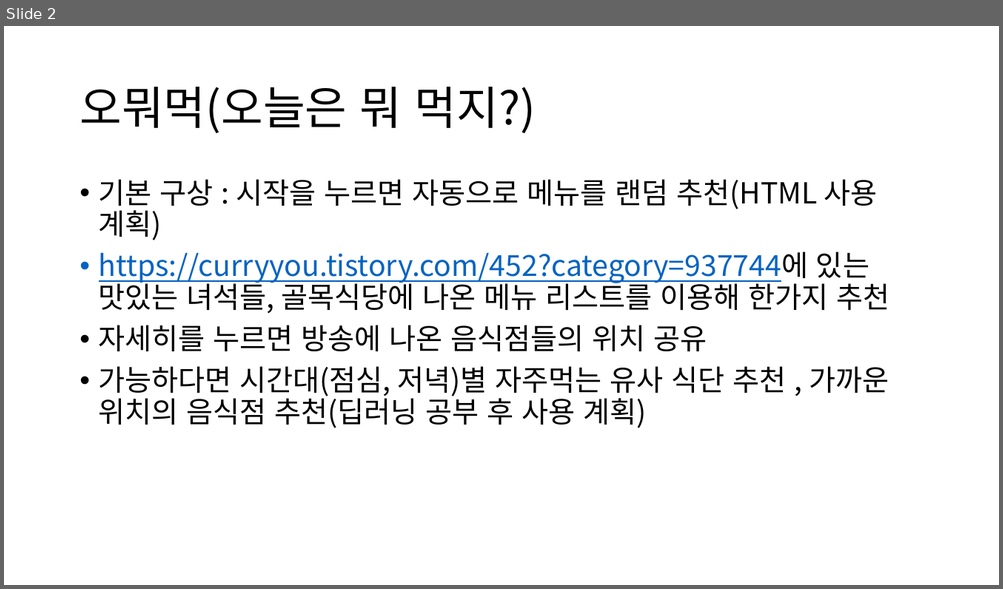
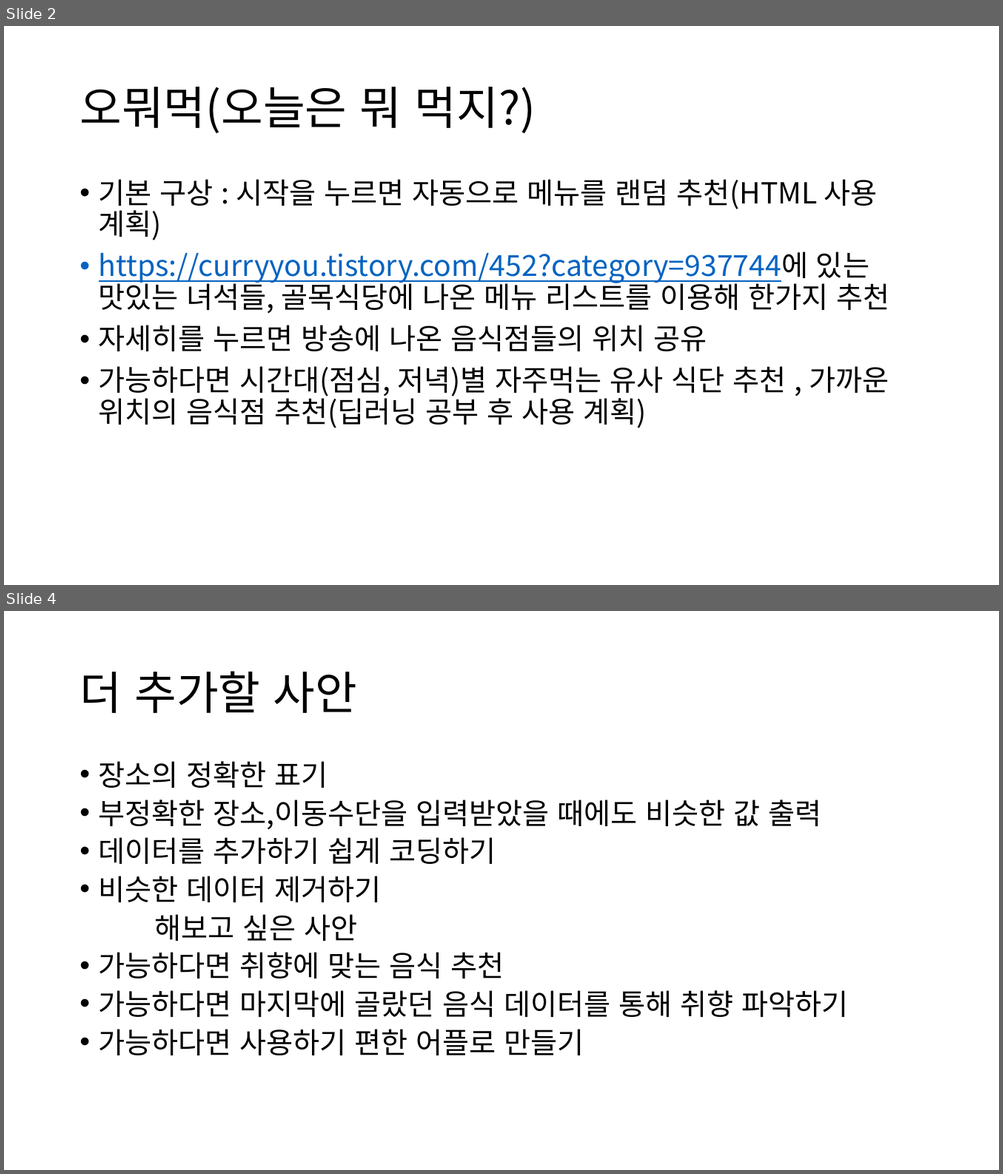
Before and after one commit to bmh2350/2022-Tensor-Summer-Workshop, a slide deck: 씨애랑 프로젝트.pptx. Shown one above the other, each under a label of ours: slide 2 before the commit, slides 2 and 4 after it; the slides between them are not shown. The pictures are 1003x589 and 1003x1174 pixels, drawn with LibreOffice and Linux fonts; fonts in the diff are those of the drawing. Boxes give left, top, right and bottom in pixels: in the first picture for what was removed or moved away, otherwise in the second. Text is boxed around its words. In the diff, an @@ line names an element or a change of style, - is before the commit and + after.

```diff
--- a/씨애랑 프로젝트.pptx
+++ b/씨애랑 프로젝트.pptx
@@ slide 4 added at bbox=[4, 611, 999, 1170], background #FFFFFF @@
@@ title added at bbox=[79, 671, 357, 713], 44 pt, text #000000 @@
+더 추가할 사안
@@ text added at bbox=[99, 761, 848, 1056], 28 pt, text #000000 @@
+• 장소의 정확한 표기
+• 부정확한 장소,이동수단을 입력받았을 때에도 비슷한 값 출력
+• 데이터를 추가하기 쉽게 코딩하기
+• 비슷한 데이터 제거하기
+해보고 싶은 사안
+• 가능하다면 취향에 맞는 음식 추천
+• 가능하다면 마지막에 골랐던 음식 데이터를 통해 취향 파악하기
+• 가능하다면 사용하기 편한 어플로 만들기
```
Also in this commit, not shown: 1 slide changed, 1 other slide added.
